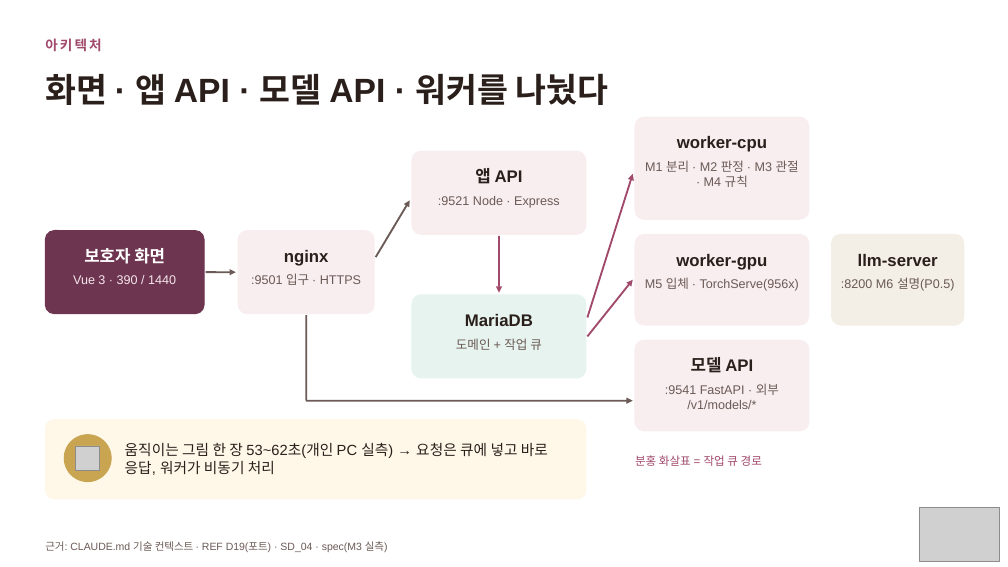
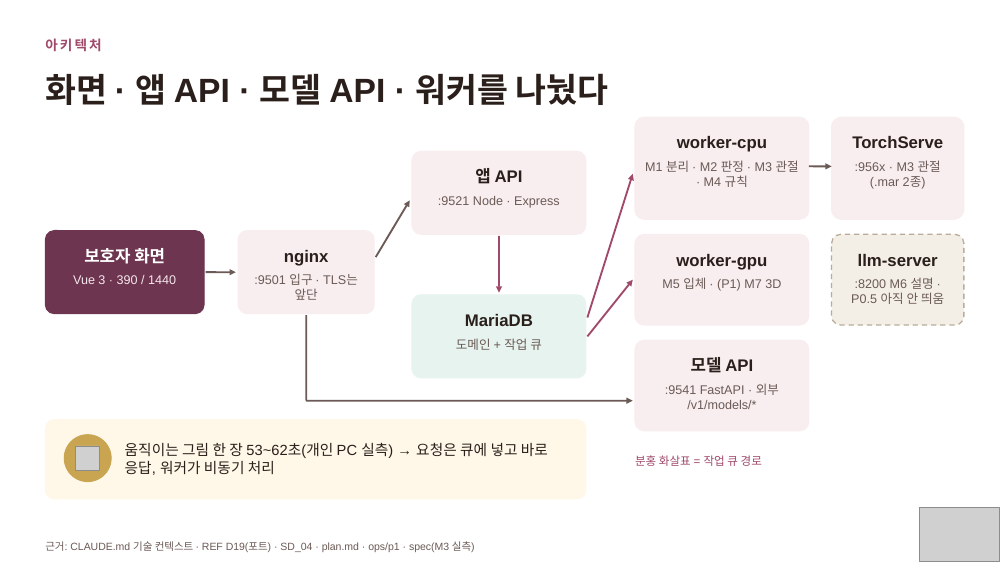
Before and after one commit to kids-gallery/uri-gallery, a slide deck: slide 6 of docs/공통/발표/우리아이미술관_발표2.pptx. Drawn at 1008x567 pixels with LibreOffice and Linux fonts; fonts in the diff are those of the drawing; grey boxes stand for pictures. Boxes give left, top, right and bottom in pixels: in the first picture for what was removed or moved away, otherwise in the second. Text is boxed around its words. In the diff, an @@ line names an element or a change of style, - is before the commit and + after.

```diff
--- a/docs/공통/발표/우리아이미술관_발표2.pptx
+++ b/docs/공통/발표/우리아이미술관_발표2.pptx
@@ rounded rectangle added at <box>832,117,964,219</box>, fill #F8EEF0, outline #F8EEF0 1 pt @@
@@ text added at <box>852,136,943,148</box>, 16 pt, text #2A1F1A, bold @@
+TorchServe
@@ arrow added from (809, 166) to (832, 166), #6B5A55 1.75 pt @@
@@ text added at <box>855,160,941,189</box>, 12 pt, text #6B5A55 @@
+:956x · M3 관절(.mar 2종)
@@ rounded rectangle at <box>832,234,964,325</box>: outline #F3EFE6 1 pt to #B9AC9C 1.25 pt dashed @@
@@ text at <box>254,273,358,300</box>: text changed @@
-:9501 입구 · HTTPS
+:9501 입구 · TLS는 앞단
@@ text at <box>662,277,781,291</box>: text changed @@
-M5 입체 · TorchServe(956x)
+M5 입체 · (P1) M7 3D
@@ text at <box>851,277,944,304</box>: text changed @@
-:8200 M6 설명(P0.5)
+:8200 M6 설명 · P0.5 아직 안 띄움
@@ text at <box>45,541,475,552</box>: text changed @@
-근거: CLAUDE.md 기술 컨텍스트 · REF D19(포트) · SD_04 · spec(M3 실측)
+근거: CLAUDE.md 기술 컨텍스트 · REF D19(포트) · SD_04 · plan.md · ops/p1 · spec(M3 실측)
```
Also in this commit, not shown: 13 other slides changed, 3 other files.
